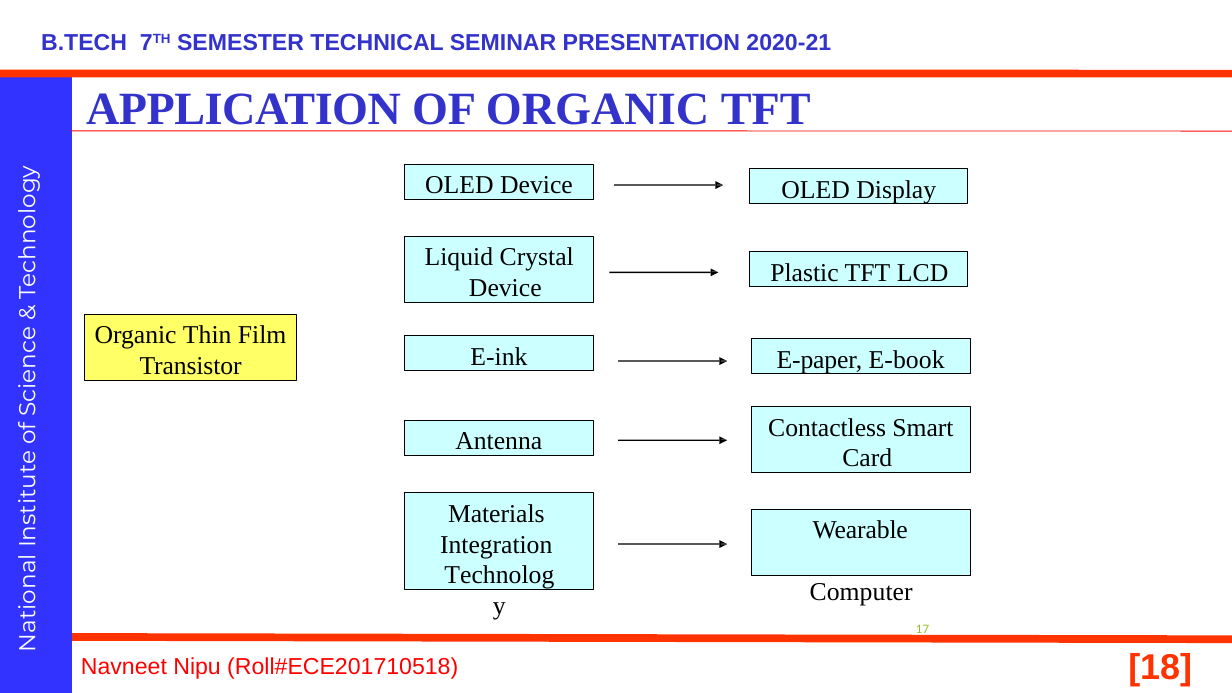
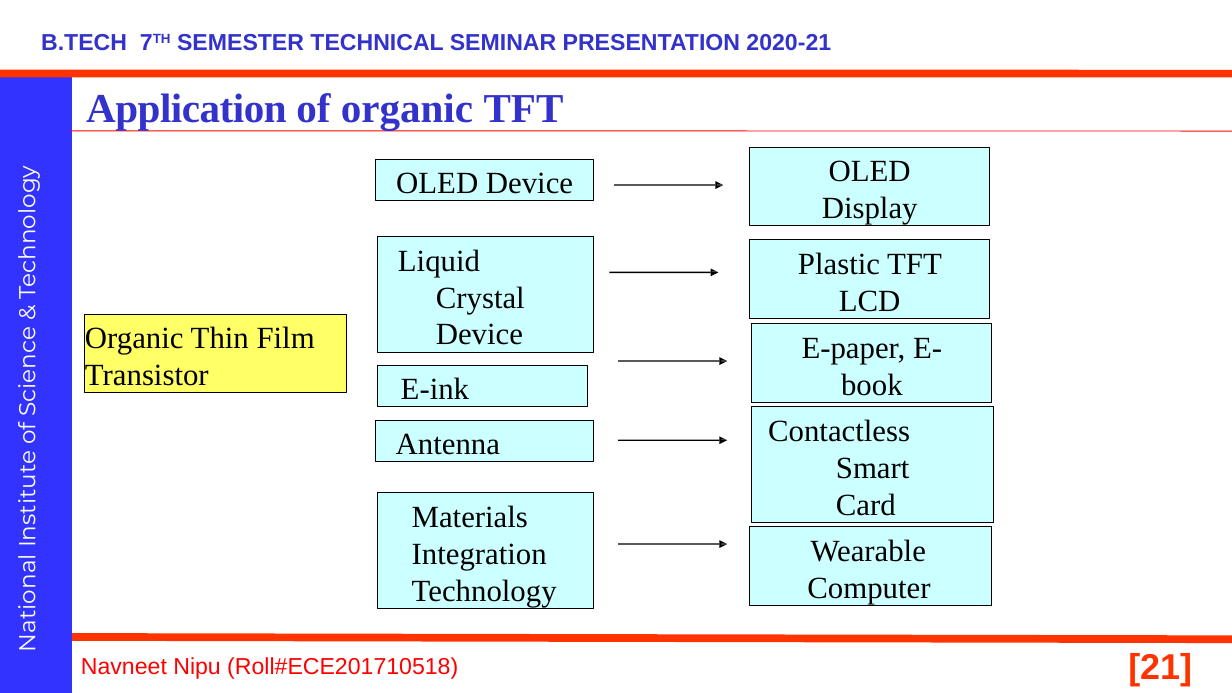
Before and after one commit to navneetnipu/BTECH_SEMINAR, a slide deck: slide 21 of seminar ppt.pptx (slide 18 before the commit). Drawn at 1232x693 pixels with LibreOffice and Linux fonts; fonts in the diff are those of the drawing; background and template pictures are left out. Boxes give left, top, right and bottom in pixels: in the first picture for what was removed or moved away, otherwise in the second. Text is boxed around its words. In the diff, an @@ line names an element or a change of style, - is before the commit and + after.

```diff
--- a/seminar ppt.pptx
+++ b/seminar ppt.pptx
@@ title at (86, 93, 564, 130): text changed; size 36 to 32 pt @@
-APPLICATION OF ORGANIC TFT
+Application of organic TFT
@@ rectangle "OLED Display": place and size @@
-rectangle "OLED Display" at (750, 169, 968, 204)
+rectangle "OLED Display" at (750, 147, 989, 226)
@@ rectangle "OLED Display" at (750, 147, 989, 226): size 20 to 24 pt; alignment left to centre; indent changed @@
@@ rectangle "OLED Device": place and size @@
-rectangle "OLED Device" at (405, 165, 594, 200)
+rectangle "OLED Device" at (375, 160, 593, 201)
@@ rectangle "OLED Device" at (375, 160, 593, 201): size 20 to 24 pt; alignment left to justified @@
@@ rectangle "Liquid Crystal Device" at (378, 237, 594, 352): size 20 to 24 pt; alignment left to justified @@
@@ rectangle "Liquid Crystal Device": place and size @@
-rectangle "Liquid Crystal Device" at (405, 237, 594, 303)
+rectangle "Liquid Crystal Device" at (378, 237, 594, 352)
@@ rectangle "Plastic TFT LCD" at (750, 239, 989, 318): size 20 to 24 pt; alignment left to centre; indent changed @@
@@ rectangle "Plastic TFT LCD": place and size @@
-rectangle "Plastic TFT LCD" at (750, 251, 968, 287)
+rectangle "Plastic TFT LCD" at (750, 239, 989, 318)
@@ rectangle "Organic Thin Film": place and size @@
-rectangle "Organic Thin Film" at (85, 314, 297, 380)
+rectangle "Organic Thin Film" at (85, 314, 347, 393)
@@ rectangle "Organic Thin Film" at (85, 314, 347, 393): size 20 to 24 pt; letter spacing -0.1 to 0 pt in "Organic Film", "Transistor"; alignment centre to justified @@
@@ rectangle "E-paper, E-book": place and size @@
-rectangle "E-paper, E-book" at (752, 339, 970, 374)
+rectangle "E-paper, E-book" at (752, 324, 992, 403)
@@ rectangle "E-paper, E-book" at (752, 324, 992, 403): size 20 to 24 pt; letter spacing -0.1 to 0 pt in "E-paper,"; letter spacing 0.1 to 0 pt in "E-book"; alignment left to centre; indent changed @@
@@ rectangle "E-ink": place and size @@
-rectangle "E-ink" at (405, 335, 594, 371)
+rectangle "E-ink" at (378, 365, 588, 407)
@@ rectangle "E-ink" at (378, 365, 588, 407): size 20 to 24 pt; alignment centre to justified @@
@@ rectangle "Contactless Smart Card": place and size @@
-rectangle "Contactless Smart Card" at (752, 407, 970, 472)
+rectangle "Contactless Smart Card" at (752, 407, 994, 522)
@@ rectangle "Contactless Smart Card" at (752, 407, 994, 522): size 20 to 24 pt, letter spacing -0.1 to 0 pt @@
@@ rectangle "Antenna": place and size @@
-rectangle "Antenna" at (405, 421, 594, 456)
+rectangle "Antenna" at (375, 421, 593, 462)
@@ rectangle "Antenna" at (375, 421, 593, 462): size 20 to 24 pt; alignment left to justified; indent changed @@
@@ rectangle "Materials Integration Technology": place and size @@
-rectangle "Materials Integration Technology" at (405, 493, 594, 590)
+rectangle "Materials Integration Technology" at (378, 493, 594, 608)
@@ rectangle "Materials Integration Technology" at (378, 493, 594, 608): size 20 to 24 pt; letter spacing -0.1 to 0 pt in "Materials Integration"; letter spacing -1.4 to 0 pt, letter spacing 0.1 to 0 pt in "Technology"; alignment centre to justified @@
@@ rectangle "Wearable Computer": place and size @@
-rectangle "Wearable Computer" at (752, 509, 970, 576)
+rectangle "Wearable Computer" at (750, 527, 991, 605)
@@ rectangle "Wearable Computer" at (750, 527, 991, 605): size 20 to 24 pt; letter spacing -0.1 to 0 pt in "Wearable"; letter spacing -0.2 to 0 pt, letter spacing 0.1 to 0 pt in "Computer" @@
@@ text removed at (916, 624, 929, 636) @@
-17
@@ page number at (1128, 653, 1192, 686): text changed @@
-[18]
+[21]
```
Also in this commit, not shown: 19 other slides changed, 7 slides added, 1 slide removed, 1 other file.
